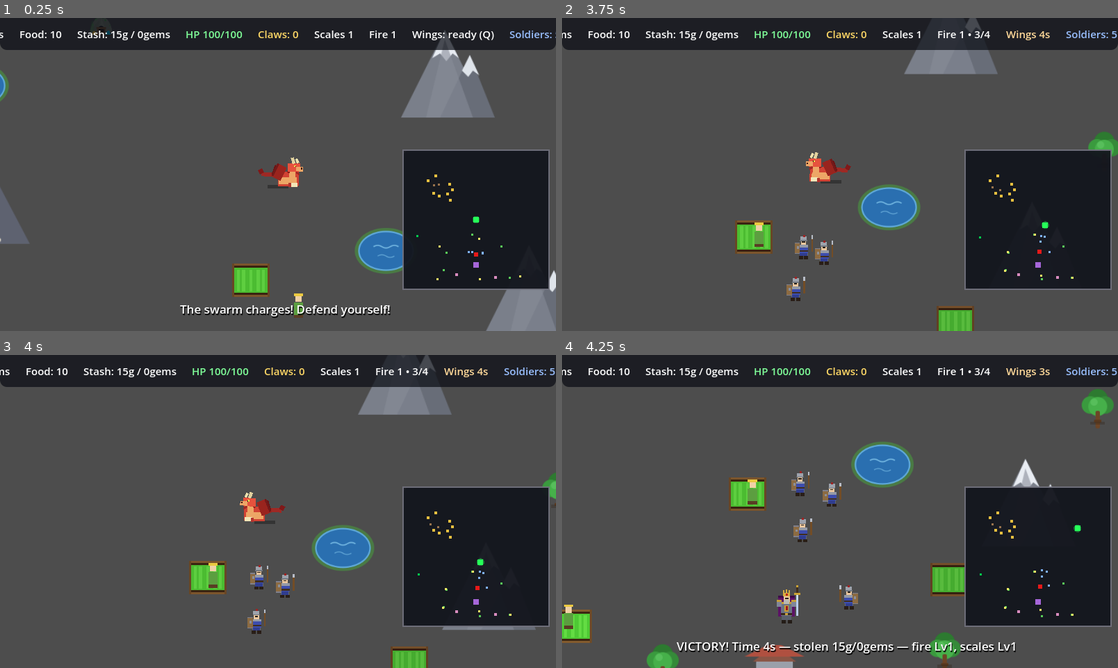
Above: before the commit, frames 1-4 (two rows, left to right).
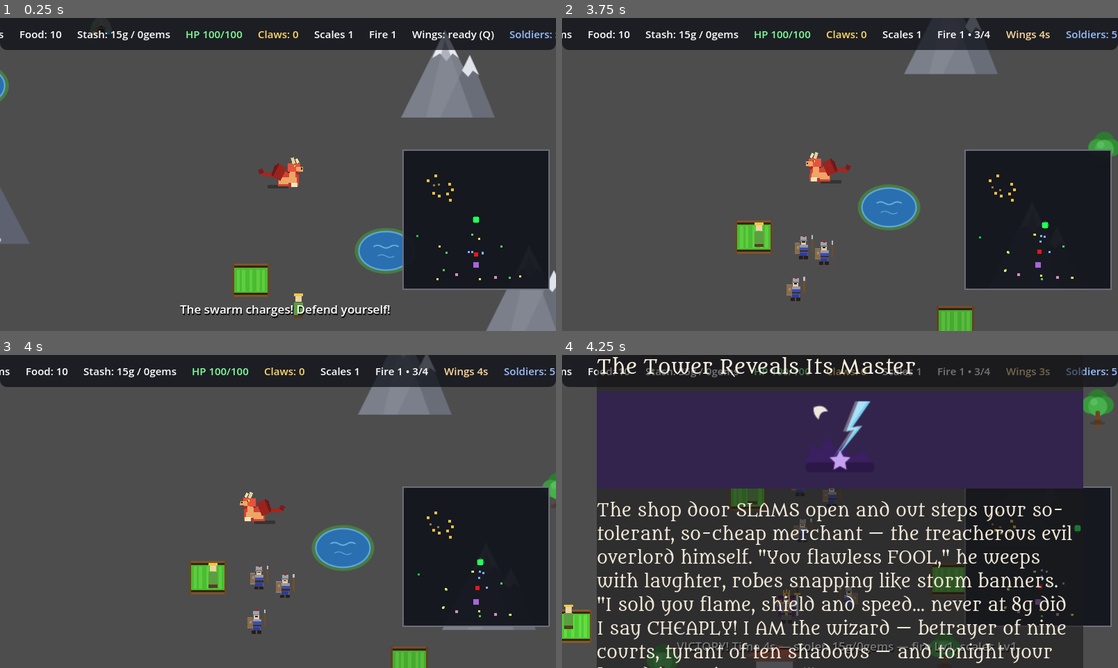
Above: after the commit, the same moments.

Repository: hyperdrive/dragonheart
Game: Godot game, scene res://scenes/probes/KingDefeatProbe.tscn
Two runs of this game, one before a commit and one after it. Both use one fixed random seed, a clock stepped at 60 frames per second and the inputs below. This scene is started directly instead of the project's main scene.
Inputs:
- Up to frame 1 (0.25 s): no input
- Up to frame 2 (3.75 s): hold D (move_right) 0.53-1.28 s; hold E (eat) 0.53-1.28 s; tap Space (fire) at 0.8, 1.35 s; hold S (move_down) 1.28-2.03 s; tap Q (fly) at 1.55, 2.1 s; hold D (move_right) 2.03-2.78 s; tap 1 at 2.3, 2.85 s; hold W (move_up) 2.78-3.53 s; tap 2 at 3.05, 3.6 s; hold A (move_left) from 3.53 s (still down)
- Up to frame 3 (4 s): keep holding A (move_left); tap 3 at 3.8 s
- Up to frame 4 (4.25 s): keep holding A (move_left)

Frames 1-3 are identical in both runs. In frame 4, 70% of the frame differs, in the area x 6-94%, y 0-100%.

Commit message:
feat: jagged wizard lightning, Shield 40, Longer Flight item
Wizard bolt visuals (user: "his attack is just a straight line. Lets
divide it multiple segments and offset them to the normal of the line
at random ... Also add a small curve to it (sine)"):
- the bolt is now a jagged arc: 10 segments along the wizard-to-dragon
  line, every interior vertex offset along the line's NORMAL by a
  random-signed sine bow (26px, peaks mid-flight, direction flips per
  strike) plus per-vertex jitter (12px) for the crackle
- endpoints stay pinned so the strike still connects caster to victim
- wide translucent glow line (9px) runs under the bright core (3px);
  both free together via a grouped LightningBolt assembly

Wizard shop (user: "improve the shield offer ... 40 points of
consumable absorbtion" then "a new item for longer flight time +3
seconds"):
- shield now grants 40 absorption points (was 10); price kept at 8g
- fixed stale hardcoded "Shield 10 - already active (15g)" menu text:
  now dynamic off the real price table
- NEW item 'Longer Flight' (12g): each purchase permanently adds +3s
  to every Q flight burst (Dragon.extend_flight); repeatable
- menu option #6, hotkey KEY_8 added (8 options now, hint says 1-8)

KingDefeatProbe extended to 11 checks: buys the shield (asserts 40
points land) and the flight item (asserts fly_duration 3.0 -> 6.0).
Two probe-flow artifacts documented: early greedy-trigger funding
spawns the wizard mid-King-fight (test dragon dies), and the
wizard_emerge story popup pauses physics so the tower menu cannot open
until the story closes - probe now funds late and closes open stories
before judging the menu.

New WizardBoltProbe (headless, exit 0/1, 5 checks): bolt segmentation,
endpoint pinning, jagged deviation off the straight chord, and the
30-damage strike still landing. All probes green: WizardBolt 5/5,
KingDefeat 11/11, Rider 13/13, KingVisual 7/7, SoldierVisual 3/3.

Diff:
--- /dev/null
+++ b/scenes/probes/WizardBoltProbe.tscn
@@ -0,0 +1,9 @@
+[gd_scene load_steps=3 format=3 uid="uid://wizardboltpr1"]
+
+[ext_resource type="Script" path="res://scripts/probes/WizardBoltProbe.gd" id="1_probe"]
+[ext_resource type="PackedScene" path="res://scenes/main/Main.tscn" id="2_main"]
+
+[node name="WizardBoltProbe" type="Node2D"]
+script = ExtResource("1_probe")
+
+[node name="Main" parent="." instance=ExtResource("2_main")]
--- a/scripts/characters/Dragon.gd
+++ b/scripts/characters/Dragon.gd
@@ -53,6 +53,13 @@
 var has_rider: bool = false
 ## Rider arrow reach (archer-like, deliberately NOT fire_reach).
 @export var rider_range: float = 260.0
+
+## Permanent flight extension (2026-11-11 wizard item, user: "add a new
+## item for longer flight time +3 seconds"): each purchase adds seconds to
+## every future Q burst. Repeatable like the flame/range upgrades.
+func extend_flight(seconds: float) -> void:
+	fly_duration += seconds
+	print("Dragon: flight bursts now last %.1fs!" % fly_duration)
 
 signal flight_state_changed(flying: bool, seconds_left: float, charging: bool)
 
--- a/scripts/main/GameManager.gd
+++ b/scripts/main/GameManager.gd
@@ -40,6 +40,8 @@
 	"range": {"gold": 15, "gems": 1},
 	"brute": {"gold": 8, "gems": 0},
 	"rider_train": {"gold": 10, "gems": 0},
+	# New (2026-11-11, user: "add a new item for longer flight time +3s").
+	"flight": {"gold": 12, "gems": 0},
 }
 
 # --- TTRPG story popups (2026-11-09) -------------------------------------------
@@ -389,7 +391,9 @@
 		"flame_2":
 			dragon_ref.call("increase_flame_capacity", 2)
 		"shield":
-			dragon_ref.call("add_shield", 10)
+			# Improved offer (2026-11-11, user: "40 points of consumable
+			# absorption") — was 10.
+			dragon_ref.call("add_shield", 40)
 		"speed":
 			dragon_ref.call("activate_speed_boost")
 			dragon_ref.call("unlock_fast_strike")
@@ -397,6 +401,8 @@
 			dragon_ref.call("increase_flame_range", 20.0)
 		"brute":
 			dragon_ref.call("add_strike_chance", 0.05)
+		"flight":
+			dragon_ref.call("extend_flight", 3.0)
 		"rider_train":
 			if dragon_ref.has_method("upgrade_rider"):
 				dragon_ref.call("upgrade_rider")
--- a/scripts/npcs/Wizard.gd
+++ b/scripts/npcs/Wizard.gd
@@ -65,18 +65,61 @@
 	_spawn_bolt(dragon.global_position)
 	print("The wizard's lightning hits you for %d!" % LIGHTNING_DAMAGE)
 
-## Brief electric bolt visual — a Line2D flash between wizard and dragon,
-## freed by a SceneTreeTimer (synchronous: no coroutine in the NPC code).
+## Electric bolt visual (2026-11-11, user: "his attack is just a straight
+## line. Lets divide it multiple segments and offset them to the normal of
+## the line at random so it looks more like a lightning. Also add a small
+## curve to it (sine)"): the bolt is now a jagged arc — N segments along
+## the wizard→dragon line, every INTERIOR vertex shoved off the line's
+## normal by a random-signed sine bow (the gentle curve) plus per-point
+## random jitter (the crackle); endpoints stay pinned so the strike still
+## visibly connects caster to victim. A wide translucent glow line runs
+## underneath the bright core.
+const BOLT_SEGMENTS := 10
+const BOLT_CURVE_AMP := 26.0    # the gentle sine bow off the straight line
+const BOLT_JITTER := 12.0       # per-vertex random normal noise
+const BOLT_CORE_WIDTH := 3.0
+const BOLT_GLOW_WIDTH := 9.0
+const BOLT_FLASH_S := 0.18
+
 func _spawn_bolt(target: Vector2) -> void:
-	var bolt := Line2D.new()
-	bolt.width = 3.0
-	bolt.default_color = Color(0.6, 0.8, 1.0)
-	get_parent().add_child(bolt)
-	# The world layer sits at the origin, so rect-local points ARE world
-	# coordinates — draw the bolt directly between the two fighters.
-	bolt.points = PackedVector2Array([global_position, target])
-	var timer := get_tree().create_timer(0.18)
-	timer.timeout.connect(bolt.queue_free)
+	var start := global_position
+	var to_target := target - start
+	var length := to_target.length()
+	if length < 1.0:
+		return
+	# The normal of the line: perpendicular unit vector.
+	var normal := to_target.normalized().orthogonal()
+	# The sine bow flips direction with every strike — no two bolts curve
+	# the same way.
+	var curve_sign := 1.0 if randf() < 0.5 else -1.0
+	var points := PackedVector2Array()
+	for i in BOLT_SEGMENTS + 1:
+		var t := float(i) / float(BOLT_SEGMENTS)
+		var p := start + to_target * t
+		if i > 0 and i < BOLT_SEGMENTS:
+			# Interior vertices only: a smooth sine arc plus crackle
+			# jitter, both along the line's normal.
+			var offset := curve_sign * sin(t * PI) * BOLT_CURVE_AMP \
+				+ randf_range(-BOLT_JITTER, BOLT_JITTER)
+			p += normal * offset
+		points.append(p)
+	# One assembly so the glow + core free together.
+	var flash := Node2D.new()
+	flash.name = "LightningBolt"
+	flash.add_to_group("wizard_bolts")
+	get_parent().add_child(flash)
+	var glow := Line2D.new()
+	glow.width = BOLT_GLOW_WIDTH
+	glow.default_color = Color(0.55, 0.75, 1.0, 0.35)
+	glow.points = points
+	flash.add_child(glow)
+	var core := Line2D.new()
+	core.width = BOLT_CORE_WIDTH
+	core.default_color = Color(0.85, 0.95, 1.0)
+	core.points = points
+	flash.add_child(core)
+	var timer := get_tree().create_timer(BOLT_FLASH_S)
+	timer.timeout.connect(flash.queue_free)
 
 ## No melee at all.
 func _contact_damage(delta: float) -> void:
--- a/scripts/probes/KingDefeatProbe.gd
+++ b/scripts/probes/KingDefeatProbe.gd
@@ -24,8 +24,8 @@
 enum S {
 	BOOT, SPAWN_KING, WAIT_EMERGE, KILL_NONFINAL, WAIT_RESPAWN,
 	APPROACH_TOWER_1, MENU_CHECK_1, CLOSE_MENU_1, KILL_FINAL,
-	WAIT_VICTORY_STORY, APPROACH_TOWER_2, MENU_CHECK_2, BUY,
-	WIZARD_WAIT, REPORT,
+	WAIT_VICTORY_STORY, APPROACH_TOWER_2, MENU_CHECK_2, BUY, BUY_SHIELD,
+	BUY_FLIGHT, WIZARD_WAIT, REPORT,
 }
 
 const TIMEOUT := 60.0
@@ -88,8 +88,10 @@
 					_fail("BOOT: GameManager/Dragon/WorldManager missing")
 					_goto(S.REPORT)
 				return
-			gm.add_stolen("gold", 15)  # funds one purchase later (and stays
-			# under the wizard's 20g greedy trigger until we force it)
+			gm.add_stolen("gold", 15)  # stays under the wizard's 20g
+			# greedy trigger during the King phase — funding more HERE
+			# spawns the wizard early and its lightning (with a
+			# storm-chewed dragon) kills the test subject mid-flow.
 			_pass("BOOT: game running, stash funded with 15g")
 			_goto(S.SPAWN_KING)
 		S.SPAWN_KING:
@@ -179,10 +181,24 @@
 					_goto(S.REPORT)
 				return
 			var dragon := gm.dragon as Dragon
+			# Top the test subject up (the King's respawn storm chewed it
+			# down to ~25) AND fund the shopping trip now — crossing the
+			# wizard's 20g greedy trigger here is intended: the wizard
+			# emerges for the WIZARD_WAIT check, and the menu PAUSES the
+			# world so his bolts can't interrupt the purchases.
+			dragon.set("health", int(dragon.get("max_health")))
+			gm.add_stolen("gold", 20)
 			dragon.global_position = _world().tower_position + Vector2(0, 30)
 			print("PROBE: dragon entering the tower AFTER the King's final fall")
 			_goto(S.MENU_CHECK_2)
 		S.MENU_CHECK_2:
+			# The greedy gold fund may pop the wizard_emerge story BEFORE
+			# the dragon's teleport registers: the paused story freezes
+			# physics, so the tower Area can't fire body_entered until the
+			# story closes. Close any open story first, then judge.
+			if gm.story_open:
+				_close_story_if_open()
+				return
 			# THE user bug: the tower used to go silent post-victory.
 			if gm.wizard_menu != null and gm.wizard_menu.visible:
 				_pass("USER BUG FIXED: wizard tower still works after "
@@ -199,6 +215,38 @@
 				return
 			_pass("USER BUG FIXED: purchases work post-victory "
 				+ "(stash now %dg)" % int(gm.stash["gold"]))
+			_goto(S.BUY_SHIELD)
+		S.BUY_SHIELD:
+			# Shield offer improved (2026-11-11, user: "40 points of
+			# consumable absorption") — was 10.
+			if not gm.purchase_upgrade("shield"):
+				_fail("shield purchase refused (stash: %dg)"
+					% int(gm.stash["gold"]))
+				_goto(S.REPORT)
+				return
+			var points := int(gm.dragon.get("shield_points"))
+			if points != 40:
+				_fail("shield grant is %d points — expected 40" % points)
+			else:
+				_pass("IMPROVED SHIELD: wizard grants a 40-point "
+					+ "consumable absorption")
+			_goto(S.BUY_FLIGHT)
+		S.BUY_FLIGHT:
+			# New item (2026-11-11, user: "add a new item for longer
+			# flight time +3 seconds") — permanent fly_duration extension.
+			var before := float(gm.dragon.get("fly_duration"))
+			if not gm.purchase_upgrade("flight"):
+				_fail("flight purchase refused (stash: %dg)"
+					% int(gm.stash["gold"]))
+				_goto(S.REPORT)
+				return
+			var after := float(gm.dragon.get("fly_duration"))
+			if absf(after - (before + 3.0)) > 0.01:
+				_fail("fly_duration %.1f → %.1f — expected +3s"
+					% [before, after])
+			else:
+				_pass("NEW ITEM 'Longer Flight': Q bursts now last "
+					+ "%.1fs (+3s, permanent)" % after)
 			(gm.wizard_menu as WizardMenu).close()
 			_goto(S.WIZARD_WAIT)
 		S.WIZARD_WAIT:
--- /dev/null
+++ b/scripts/probes/WizardBoltProbe.gd
@@ -0,0 +1,171 @@
+extends Node2D
+
+## WizardBoltProbe — regression probe for the jagged lightning bolt visual
+## (2026-11-11, user: "his attack is just a straight line. Lets divide it
+## multiple segments and offset them to the normal of the line at random so
+## it looks more like a lightning. Also add a small curve to it (sine)").
+## Run headless:
+##   Godot --headless --path . res://scenes/probes/WizardBoltProbe.tscn
+##
+## Checks:
+##   1. The wizard's bolts are SEGMENTED: each "wizard_bolts" Line2D core
+##      carries BOLT_SEGMENTS + 1 vertices (not 2 like the old straight
+##      flash).
+##   2. The endpoints are PINNED: vertex 0 sits on the wizard, the last
+##      vertex near the dragon (the strike must visibly connect).
+##   3. The interior vertices are OFF the straight line (normal offsets:
+##      sine bow + jitter) — the max deviation must exceed the jitter
+##      floor. A bolt drawn straight through all interior points FAILS.
+##   4. The strike still damages the dragon (30, shield-piercing).
+
+enum S { BOOT, SPAWN_WIZARD, WAIT_BOLT, REPORT }
+
+const TIMEOUT := 30.0
+const JITTER_FLOOR := 14.0  # curve amp (26) alone must beat any near-miss
+
+var state: int = S.BOOT
+var frames_in_state: int = 0
+var elapsed: float = 0.0
+var passes: Array[String] = []
+var failures: Array[String] = []
+var _wizard: Wizard = null
+var _health_before: int = -1
+
+@onready var gm: GameManager = $Main as GameManager
+
+func _ready() -> void:
+	process_mode = Node.PROCESS_MODE_ALWAYS
+
+func _pass(msg: String) -> void:
+	passes.append(msg)
+	print("PROBE PASS: ", msg)
+
+func _fail(msg: String) -> void:
+	failures.append(msg)
+	print("PROBE FAIL: ", msg)
+
+func _goto(next: int) -> void:
+	state = next
+	frames_in_state = 0
+
+func _frames(n: int) -> bool:
+	return frames_in_state >= n
+
+func _physics_process(delta: float) -> void:
+	frames_in_state += 1
+	elapsed += delta
+	if elapsed > TIMEOUT:
+		_fail("global timeout in state %d" % state)
+		_goto(S.REPORT)
+		return
+
+	match state:
+		S.BOOT:
+			if gm == null or gm.dragon == null or gm.world_manager == null:
+				if _frames(60):
+					_fail("BOOT: GameManager/Dragon/WorldManager missing")
+					_goto(S.REPORT)
+				return
+			_health_before = int(gm.dragon.get("health"))
+			# Park the dragon 200px out — well inside the 500px lightning
+			# range, outside melee anything.
+			var dragon := gm.dragon as Dragon
+			gm.world_manager.call("spawn_entity", "wizard", 1,
+				dragon.global_position + Vector2(-200, 0))
+			_goto(S.SPAWN_WIZARD)
+		S.SPAWN_WIZARD:
+			_wizard = get_tree().get_first_node_in_group("wizard") as Wizard
+			if _wizard != null:
+				# Park the wizard so he can't walk (his hunt logic would
+				# close the gap and re-angle the bolts mid-check).
+				_wizard.set("speed", 0.0)
+				print("PROBE: wizard spawned 200px from the dragon, "
+					+ "frozen in place")
+				_goto(S.WAIT_BOLT)
+			elif _frames(120):
+				_fail("wizard never spawned")
+				_goto(S.REPORT)
+		S.WAIT_BOLT:
+			var bolts := get_tree().get_nodes_in_group("wizard_bolts")
+			if bolts.is_empty():
+				if _frames(300):
+					_fail("no lightning bolt ever flashed within 5s")
+					_goto(S.REPORT)
+				return
+			# Grab the freshest bolt's core line (the bright child).
+			var bolt := bolts[0] as Node2D
+			var core: Line2D = null
+			for child in bolt.get_children():
+				if child is Line2D and (child as Line2D).width <= 4.0:
+					core = child
+			if core == null:
+				_fail("bolt assembly has no core Line2D")
+				_goto(S.REPORT)
+				return
+			var pts := core.points
+			if pts.size() < 8:
+				_fail("bolt is NOT segmented: %d vertices (expected %d)"
+					% [pts.size(), 11])
+				_goto(S.REPORT)
+				return
+			_pass("bolt is SEGMENTED: %d vertices across %d segments"
+				% [pts.size(), pts.size() - 1])
+			# Endpoint pinning: first vertex at the wizard, last near the
+			# dragon (the dragon may have drifted a few px since the cast).
+			var wizard := _wizard.global_position
+			var dragon := (gm.dragon as Dragon).global_position
+			if pts[0].distance_to(wizard) > 4.0:
+				_fail("bolt start is not pinned to the wizard (off by "
+					+ "%.1f)" % pts[0].distance_to(wizard))
+			else:
+				_pass("bolt start pinned to the wizard")
+			var end_drift := pts[pts.size() - 1].distance_to(dragon)
+			if end_drift > 30.0:
+				_fail("bolt end is nowhere near the dragon (off by "
+					+ "%.1f)" % end_drift)
+			else:
+				_pass("bolt end lands on the dragon (drift %.1f)"
+					% end_drift)
+			# Interior deviation from the straight chord: every interior
+			# vertex must sit OFF the line (sine bow + jitter). Measure
+			# max distance-from-chord.
+			var chord := dragon - wizard
+			var chord_len := chord.length()
+			var normal := chord.normalized().orthogonal()
+			var max_dev := 0.0
+			for i in range(1, pts.size() - 1):
+				var t := float(i) / float(pts.size() - 1)
+				var on_line := wizard + chord * t
+				var dev := absf((pts[i] - on_line).dot(normal))
+				max_dev = maxf(max_dev, dev)
+			if max_dev < JITTER_FLOOR:
+				_fail("bolt is essentially STRAIGHT: max normal deviation "
+					+ "%.1f < %.1f (no jagged offsets)"
+					% [max_dev, JITTER_FLOOR])
+			else:
+				_pass("bolt is JAGGED: interior vertices deviate up to "
+					+ "%.1fpx off the line" % max_dev)
+			_goto(S.REPORT)
+		S.REPORT:
+			set_physics_process(false)
+			if _health_before >= 0 \
+					and int(gm.dragon.get("health")) < _health_before:
+				_pass("STRIKE LANDED: dragon took lightning damage "
+					+ "(health %d → %d)"
+					% [_health_before, int(gm.dragon.get("health"))])
+			else:
+				_fail("dragon took NO lightning damage "
+					+ "(health before: %d)" % _health_before)
+			print("===============================================")
+			for p in passes:
+				print("PROBE PASS: ", p)
+			for f in failures:
+				print("PROBE FAIL: ", f)
+			if failures.is_empty():
+				print("PROBE RESULT: SUCCESS (%d checks passed)"
+					% passes.size())
+				get_tree().quit(0)
+			else:
+				print("PROBE RESULT: FAILURE (%d passed, %d failed)"
+					% [passes.size(), failures.size()])
+				get_tree().quit(1)
--- a/scripts/ui/WizardMenu.gd
+++ b/scripts/ui/WizardMenu.gd
@@ -4,7 +4,7 @@
 
 ## The wizard tower upgrade overlay (decision record
 ## 2026-11-08-manual-eat-wizard-menu): a full-screen pick scene while the
-## live world is PAUSED beneath it. Mouse + number keys 1–5; ESC/Leave closes.
+## live world is PAUSED beneath it. Mouse + number keys 1–8; ESC/Leave closes.
 ## No state lives here — GameManager owns stash, prices and applying effects.
 
 signal menu_close_requested
@@ -12,14 +12,15 @@
 const OPTIONS: Array = [
 	{"kind": "flame_1", "label": "+1 Flame (%s)", "desc": "More flames carried: capacity +1, arrives loaded."},
 	{"kind": "flame_2", "label": "+2 Flames (%s)", "desc": "Even bigger flame pool: capacity +2, arrives loaded."},
-	{"kind": "shield", "label": "Shield 10 (%s)", "desc": "Absorbs 10 damage, then gone. Cannot restack while one is active."},
+	{"kind": "shield", "label": "Shield 40 (%s)", "desc": "Absorbs 40 damage, then gone. Cannot restack while one is active."},
 	{"kind": "speed", "label": "Speed Boost (%s)", "desc": "Fast wings for 6s (x1.6). Also unlocks the 0.2s strike recharge."},
 	{"kind": "range", "label": "Longer Flame (%s)", "desc": "Breath reaches +20px further. Permanent."},
+	{"kind": "flight", "label": "Longer Flight (%s)", "desc": "Q flight bursts last +3s longer. Permanent."},
 	{"kind": "brute", "label": "Brute Force +5%% (%s)", "desc": "Soldier E-strike kill odds +5%. Repeatable, capped at 35%."},
 	{"kind": "rider_train", "label": "Train Dragon Rider (%s)", "desc": "Train the sacrifice as a dragon rider. Costs 10g. Enables rider combat."},
 ]
 
-const HOTKEYS: Array = [KEY_1, KEY_2, KEY_3, KEY_4, KEY_5, KEY_6, KEY_7]
+const HOTKEYS: Array = [KEY_1, KEY_2, KEY_3, KEY_4, KEY_5, KEY_6, KEY_7, KEY_8]
 
 var game_manager: GameManager
 var option_buttons: Array[Button] = []
@@ -86,7 +87,9 @@
 		var button := option_buttons[i]
 		var affordable: bool = game_manager.can_afford_wizard(kind)
 		if option["kind"] == "shield" and shield_active:
-			button.text = "Shield 10 — already active (15g)"
+			# Was hardcoded "Shield 10 — already active (15g)" while the
+			# real price lived in WIZARD_PRICES — now dynamic.
+			button.text = "Shield 40 — already active (%s)" % price_text
 			button.disabled = true
 		elif option["kind"] == "brute" and dragon_ref != null:
 			var chance: float = float(dragon_ref.get("soldier_strike_chance"))
@@ -98,7 +101,7 @@
 		else:
 			button.text = option["label"] % price_text
 			button.disabled = not affordable
-	hint_label.text = "1–7 buy • ESC leave  •  shield ready: %s" % (
+	hint_label.text = "1–8 buy • ESC leave  •  shield ready: %s" % (
 		"no" if shield_active else "yes")
 
 func _on_option_pressed(kind: String) -> void:
